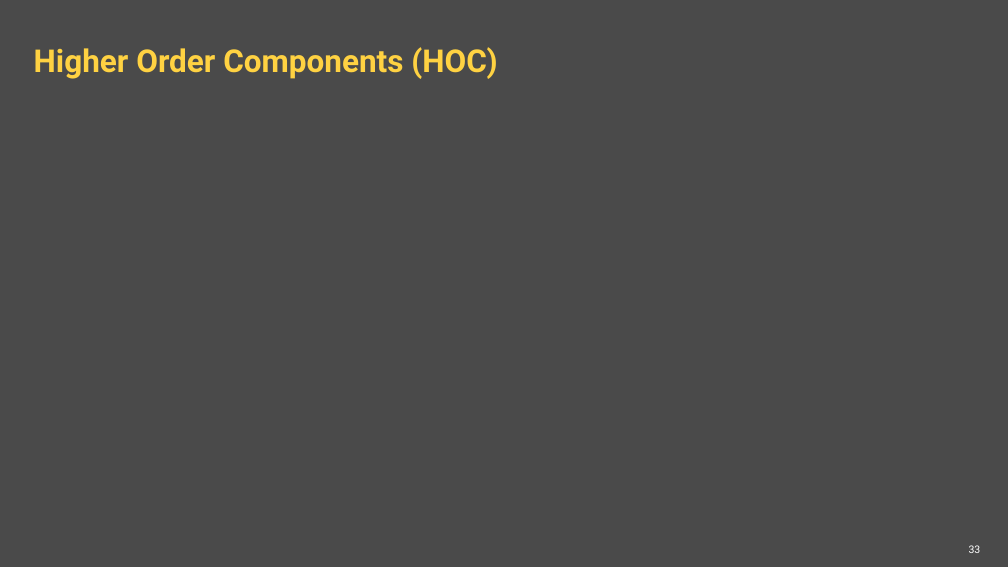
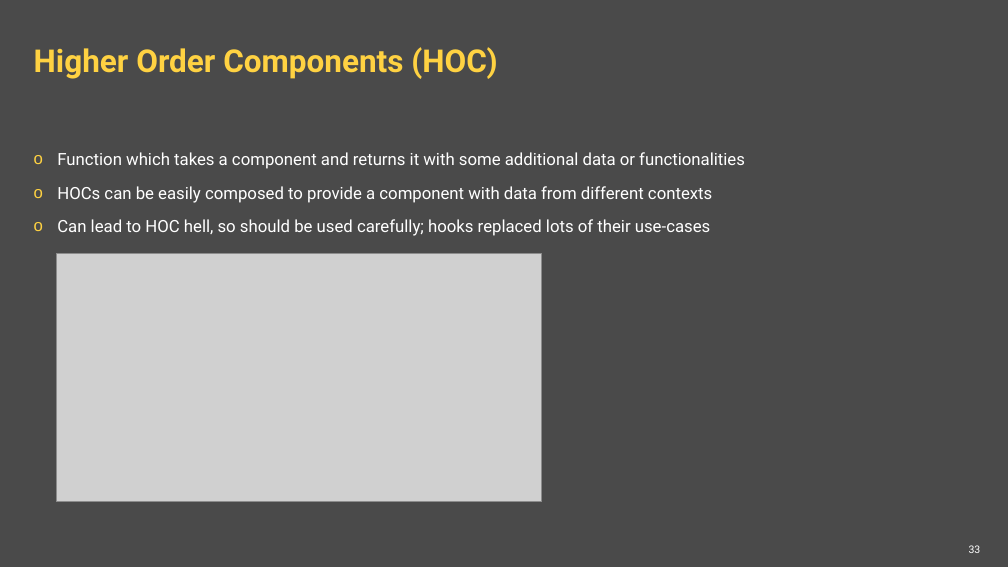
Before and after one commit to ppuzio/react-course-examples, a slide deck: slide 33 of React BEST course.pptx. Drawn at 1008x567 pixels with LibreOffice and Linux fonts; fonts in the diff are those of the drawing; grey boxes stand for pictures; background and template pictures are left out. Boxes give left, top, right and bottom in pixels: in the first picture for what was removed or moved away, otherwise in the second. Text is boxed around its words. In the diff, an @@ line names an element or a change of style, - is before the commit and + after.

```diff
--- a/React BEST course.pptx
+++ b/React BEST course.pptx
@@ text added at (57,152,745,236), 16 pt, text #FFFFFF @@
+o Function which takes a component and returns it with some additional data or functionalities
+o HOCs can be easily composed to provide a component with data from different contexts
+o Can lead to HOC hell, so should be used carefully; hooks replaced lots of their use-cases
@@ picture added at (57,254,542,502) @@
```
Also in this commit, not shown: 1 other slide changed, 2 slides added, 1 other file.
